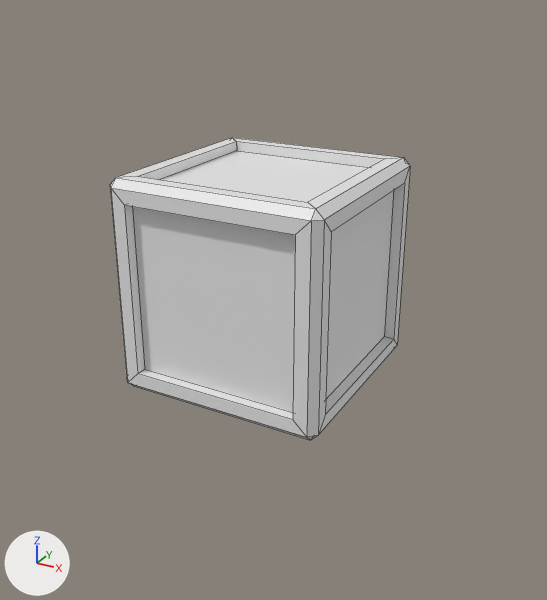
The FBX model Content/Jeff/Props/Prop_Crate.fbx as it was, and as the next commit left it.
Before and after are seen from a camera (50 mm lens) standing at (3.23, -5.75, 3.61) and looking at (-0.08, 0.26, 0.61). Every picture has the same lights, and +X, +Y and +Z are marked at lower left. Mesh edges are drawn as thin lines. Where no turn or scale is listed for an object, it has been applied to the vertices.

Names of what the first picture shows: 'Crate'.
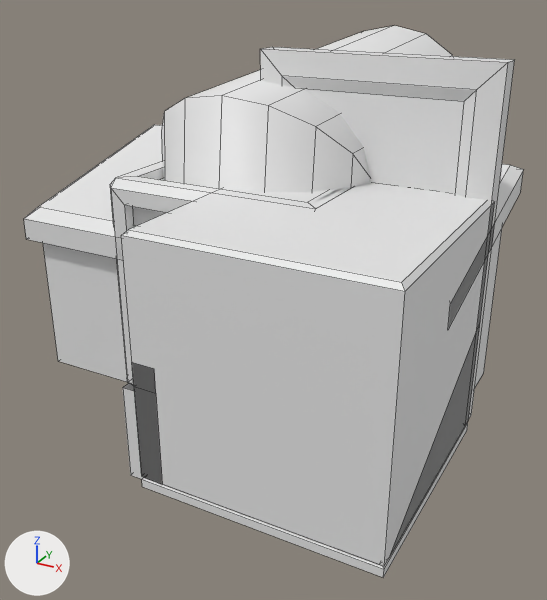
Where the newer file only moved an object's origin or applied its transform, the numbers keep the older frame.

What changed in the scene script:
```text
Add me_plane_004_1:
    me_plane_004_1.from_pydata(...)  # 12 vertices, 10 faces; spans x 0.0..2.0, y -2.0..0.0, z -0.1..0.0
Add me_pipe_002:
    me_pipe_002.from_pydata(...)  # 64 vertices, 48 faces; spans x -1.0..1.0, y -1.0..3.0, z -1.0..3.0
Add me_plane_007:
    me_plane_007.from_pydata([(0.0, 0.0, 0.0), (2.0, 0.0, 0.0), (0.04, -0.04, 0.98), (0.0, 0.0, 0.96), (1.96, -0.04, 0.98), (2.0, 0.0, 0.96), (0.04, -2.0, 0.0), (0.0, -1.91, 0.0), (2.0, -1.91, 0.0), (1.96, -2.0, 0.0)], [], [(8, 1, 5), (6, 9, 4, 2), (3, 0, 7), (5, 3, 2, 4), (8, 5, 4, 9), (3, 7, 6, 2), (5, 1, 0, 3)])
Add me_cube:
    me_cube.from_pydata(...)  # 24 vertices, 22 faces; spans x 0.0..0.2, y -2.0..0.0, z 0.0..1.0
Add me_plane_008:
    me_plane_008.from_pydata(...)  # 12 vertices, 10 faces; spans x 0.0..2.0, y -2.0..0.0, z 0.0..2.0
Add me_cube_002:
    me_cube_002.from_pydata(...)  # 24 vertices, 22 faces; spans x 0.0..2.0, y -0.1..0.1, z 0.0..3.0
Add me_cube_001:
    me_cube_001.from_pydata(...)  # 20 vertices, 18 faces; spans x -2.0..2.0, y -1.0..1.0, z 0.0..2.05
Add me_plane_010:
    me_plane_010.from_pydata([(-1.0, -1.0, 0.0), (1.0, -1.0, 0.0), (-1.0, 1.0, 0.0), (1.0, 1.0, 0.0), (-1.0, 1.0, -1.0), (-1.0, -1.0, -1.0), (1.0, -1.0, -1.0), (1.0, 1.0, -1.0)], [], [(5, 6, 7, 4), (3, 2, 4, 7), (0, 1, 6, 5), (1, 3, 7, 6), (2, 0, 5, 4)])
Add ob_env_floor:
    ob_env_floor = bpy.data.objects.new('Env_Floor', me_plane_004_1)
    ob_env_floor.location = (0.0, 0.0, 0.0)
Add ob_pipe:
    ob_pipe = bpy.data.objects.new('Pipe', me_pipe_002)
    ob_pipe.location = (0.0, 0.0, 0.0)
Add ob_env_ramp:
    ob_env_ramp = bpy.data.objects.new('Env_Ramp', me_plane_007)
    ob_env_ramp.location = (0.0, 0.0, 0.0)
Add ob_railing:
    ob_railing = bpy.data.objects.new('Railing', me_cube)
    ob_railing.location = (0.0, 0.0, 0.0)
Add ob_env_wall:
    ob_env_wall = bpy.data.objects.new('Env_Wall', me_plane_008)
    ob_env_wall.location = (0.0, 0.0, 0.0)
Add ob_env_door:
    ob_env_door = bpy.data.objects.new('Env_Door', me_cube_002)
    ob_env_door.location = (0.0, 0.0, 0.0)
Add ob_dumpster:
    ob_dumpster = bpy.data.objects.new('Dumpster', me_cube_001)
    ob_dumpster.location = (0.0, 0.0, 0.0)
Add ob_plane_002:
    ob_plane_002 = bpy.data.objects.new('Plane.002', me_plane_010)
    ob_plane_002.location = (0.0, 0.0, 0.0)
```

Changed parts and their boxes [x1, y1, x2, y2] in the pictures (547 x 600 px):
'Env_Wall', added
    after: [121, 182, 495, 566]
'Env_Door', added
    after: [260, 47, 515, 425]
'Pipe', added
    after: [161, 26, 453, 192]
'Dumpster', added
    after: [24, 125, 524, 387]
'Env_Floor', added
    after: [142, 423, 468, 578]
'Plane.002', added
    after: [123, 383, 144, 479]
'Env_Ramp', added
    after: [393, 324, 480, 550]
'Railing', added
    after: [132, 364, 162, 483]
'Crate', unchanged, covered by the edit
    before: [110, 138, 410, 440]
    after: [110, 162, 351, 386]
